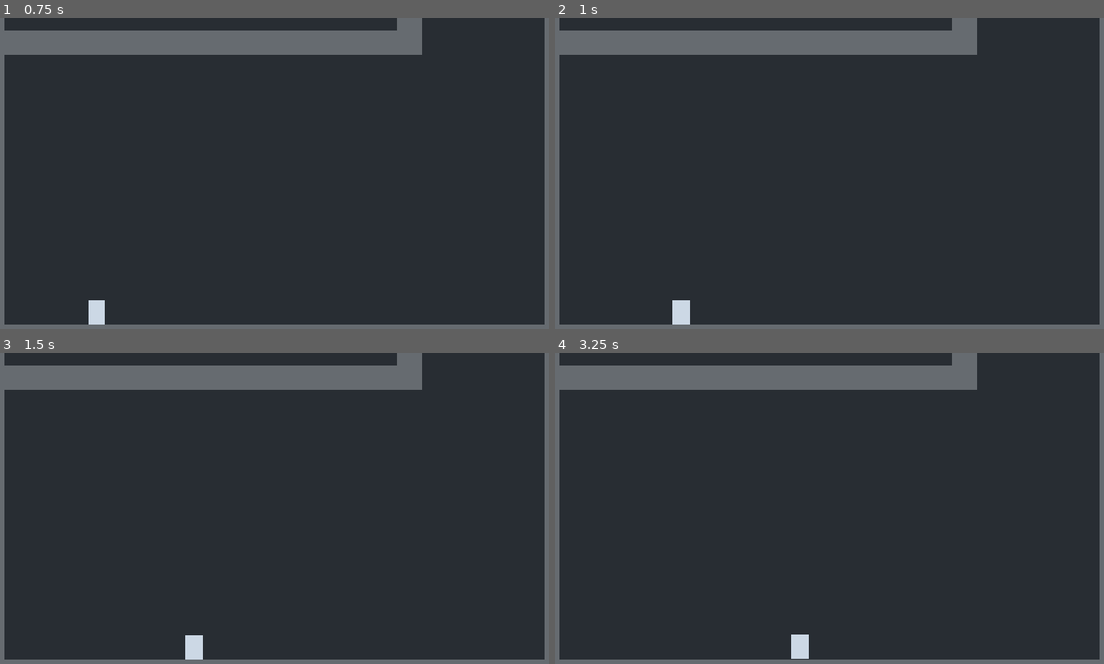
Above: before the commit, frames 1-4 (two rows, left to right).
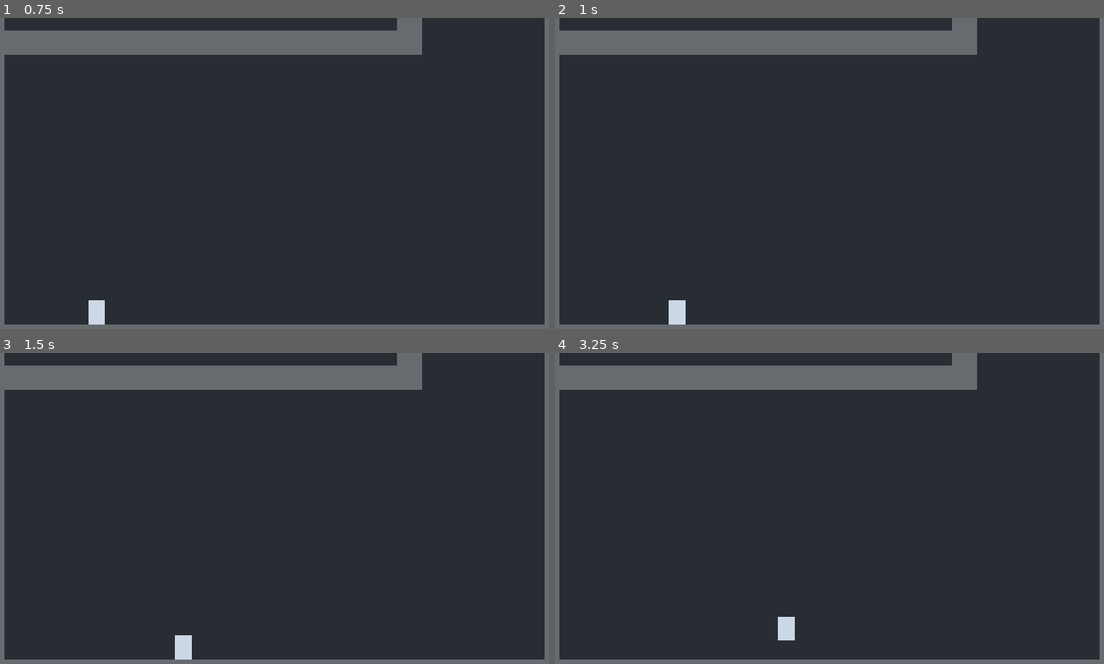
Above: after the commit, the same moments.

Repository: wahab-2002/surface-godot
Game: Godot game, scene res://scenes/main.tscn
The game is run twice, just before and just after one commit, with the same random seed, the same clock (stepped at 60 frames per second) and the same inputs.
Inputs:
- Up to frame 1 (0.75 s): hold D (move_right) from 0.53 s (still down)
- Up to frame 2 (1 s): keep holding D (move_right)
- Up to frame 3 (1.5 s): release D (move_right) at 1.28 s; hold A (move_left) from 1.28 s (still down)
- Up to frame 4 (3.25 s): release A (move_left) at 2.03 s; hold D (move_right) 2.03-2.78 s; hold Space (swim_up) from 2.78 s (still down)

Frame 1 is identical in both runs. In frame 2, 0.1% of the frame differs, in the area x 20-25%, y 90-99%; in frame 3, 0.3%; in frame 4, 0.5%, in the area x 40-47%, y 84-99%.

Commit message:
Add directional water current mechanics

Diff:
--- /dev/null
+++ b/scenes/current_test.tscn
@@ -0,0 +1,68 @@
+[gd_scene format=3 uid="uid://dat64uvnn8u4w"]
+
+[ext_resource type="PackedScene" path="res://scenes/player.tscn" id="1_player"]
+[ext_resource type="PackedScene" path="res://scenes/water_current.tscn" id="2_current"]
+
+[sub_resource type="RectangleShape2D" id="Horizontal_wall"]
+size = Vector2(960, 40)
+
+[sub_resource type="RectangleShape2D" id="Vertical_wall"]
+size = Vector2(40, 540)
+
+[node name="CurrentTest" type="Node2D" unique_id=490924858]
+
+[node name="Background" type="Polygon2D" parent="." unique_id=1800728470]
+color = Color(0.08, 0.15, 0.2, 1)
+polygon = PackedVector2Array(0, 0, 960, 0, 960, 540, 0, 540)
+
+[node name="Walls" type="StaticBody2D" parent="." unique_id=445717670]
+
+[node name="Floor" type="CollisionShape2D" parent="Walls" unique_id=1664932205]
+position = Vector2(480, 520)
+shape = SubResource("Horizontal_wall")
+
+[node name="Ceiling" type="CollisionShape2D" parent="Walls" unique_id=675140067]
+position = Vector2(480, 20)
+shape = SubResource("Horizontal_wall")
+
+[node name="Left" type="CollisionShape2D" parent="Walls" unique_id=951396195]
+position = Vector2(20, 270)
+shape = SubResource("Vertical_wall")
+
+[node name="Right" type="CollisionShape2D" parent="Walls" unique_id=269763843]
+position = Vector2(940, 270)
+shape = SubResource("Vertical_wall")
+
+[node name="Outline" type="Line2D" parent="Walls" unique_id=963162027]
+points = PackedVector2Array(20, 20, 940, 20, 940, 520, 20, 520, 20, 20)
+width = 40.0
+default_color = Color(0.4, 0.42, 0.44, 1)
+
+[node name="RightCurrent" parent="." unique_id=2028579202 instance=ExtResource("2_current")]
+position = Vector2(320, 360)
+strength = 430.0
+max_speed = 350.0
+
+[node name="UpCurrent" parent="." unique_id=384622771 instance=ExtResource("2_current")]
+position = Vector2(680, 360)
+direction = Vector2(0, -1)
+strength = 440.0
+max_speed = 350.0
+
+[node name="Instructions" type="Label" parent="." unique_id=1978632586]
+offset_left = 65.0
+offset_top = 65.0
+text = "TEMPORARY CURRENT TEST
+A/D: move    Space: swim up    Release Space: sink
+Left area pushes right. Right area pushes up."
+
+[node name="Player" parent="." unique_id=971702626 instance=ExtResource("1_player")]
+position = Vector2(110, 400)
+
+[node name="Camera2D" parent="Player" index="2"]
+limit_left = 0
+limit_top = 0
+limit_right = 960
+limit_bottom = 540
+
+[editable path="Player"]
--- /dev/null
+++ b/scenes/water_current.tscn
@@ -0,0 +1,25 @@
+[gd_scene load_steps=3 format=3]
+
+[ext_resource type="Script" path="res://scripts/water_current.gd" id="1_current"]
+
+[sub_resource type="RectangleShape2D" id="Rectangle_current"]
+size = Vector2(240, 200)
+
+[node name="WaterCurrent" type="Area2D"]
+collision_layer = 0
+collision_mask = 1
+script = ExtResource("1_current")
+
+[node name="Visual" type="Polygon2D" parent="."]
+polygon = PackedVector2Array(-120, -100, 120, -100, 120, 100, -120, 100)
+color = Color(0.15, 0.7, 0.95, 0.35)
+
+[node name="Arrow" type="Polygon2D" parent="."]
+polygon = PackedVector2Array(-40, -8, 15, -8, 15, -24, 45, 0, 15, 24, 15, 8, -40, 8)
+color = Color(0.5, 0.9, 1, 0.9)
+
+[node name="CollisionShape2D" type="CollisionShape2D" parent="."]
+shape = SubResource("Rectangle_current")
+
+[connection signal="body_entered" from="." to="." method="_on_body_entered"]
+[connection signal="body_exited" from="." to="." method="_on_body_exited"]
--- a/scripts/player.gd
+++ b/scripts/player.gd
@@ -4,11 +4,18 @@
 @export var horizontal_speed: float = 220.0
 @export var horizontal_acceleration: float = 500.0
 @export var horizontal_drag: float = 350.0
+# Slower drag for horizontal momentum gained from currents, in pixels per second squared.
+@export_range(0.0, 500.0, 5.0) var post_current_horizontal_drag: float = 40.0
 @export var rise_speed: float = 180.0
 @export var sink_speed: float = 100.0
 @export var vertical_acceleration: float = 300.0
+# Drag on vertical current momentum after leaving an area, in pixels per second squared.
+@export_range(0.0, 500.0, 5.0) var post_current_vertical_drag: float = 100.0
 
 var respawn_position: Vector2
+var currents: Array[Area2D] = []
+var swimming_velocity: Vector2 = Vector2.ZERO
+var current_velocity: Vector2 = Vector2.ZERO
 
 
 func _ready() -> void:
@@ -18,19 +25,44 @@
 func respawn() -> void:
 	global_position = respawn_position
 	velocity = Vector2.ZERO
+	swimming_velocity = Vector2.ZERO
+	current_velocity = Vector2.ZERO
+	currents.clear()
 
 
 func _physics_process(delta: float) -> void:
 	var direction := Input.get_axis("move_left", "move_right")
 	if direction != 0.0:
-		velocity.x = move_toward(velocity.x, direction * horizontal_speed, horizontal_acceleration * delta)
+		swimming_velocity.x = move_toward(swimming_velocity.x, direction * horizontal_speed, horizontal_acceleration * delta)
 	else:
-		velocity.x = move_toward(velocity.x, 0.0, horizontal_drag * delta)
+		swimming_velocity.x = move_toward(swimming_velocity.x, 0.0, horizontal_drag * delta)
 
 	# Positive Y sinks; negative Y swims upward. Change speed gradually.
 	var target_vertical_speed := sink_speed
 	if Input.is_action_pressed("swim_up"):
 		target_vertical_speed = -rise_speed
-	velocity.y = move_toward(velocity.y, target_vertical_speed, vertical_acceleration * delta)
+	swimming_velocity.y = move_toward(swimming_velocity.y, target_vertical_speed, vertical_acceleration * delta)
 
+	# Build a separate current velocity so swimming can still oppose the flow.
+	var target_current_velocity := Vector2.ZERO
+	var current_acceleration := 0.0
+	for current in currents:
+		target_current_velocity += current.direction.normalized() * current.max_speed
+		current_acceleration = maxf(current_acceleration, current.strength)
+
+	if not currents.is_empty():
+		current_velocity = current_velocity.move_toward(target_current_velocity, current_acceleration * delta)
+	else:
+		# Leaving stops acceleration, but underwater drag takes time to remove momentum.
+		current_velocity.x = move_toward(current_velocity.x, 0.0, post_current_horizontal_drag * delta)
+		current_velocity.y = move_toward(current_velocity.y, 0.0, post_current_vertical_drag * delta)
+
+	velocity = swimming_velocity + current_velocity
 	move_and_slide()
+	# Stop both kinds of momentum into walls, keeping movement along the wall.
+	for index in get_slide_collision_count():
+		var normal := get_slide_collision(index).get_normal()
+		if swimming_velocity.dot(normal) < 0.0:
+			swimming_velocity = swimming_velocity.slide(normal)
+		if current_velocity.dot(normal) < 0.0:
+			current_velocity = current_velocity.slide(normal)
--- /dev/null
+++ b/scripts/water_current.gd
@@ -0,0 +1,23 @@
+extends Area2D
+
+# World direction: (1, 0) is right; (0, -1) is up.
+@export var direction: Vector2 = Vector2.RIGHT
+# Added acceleration in pixels per second squared. Swimming still acts normally.
+@export_range(0.0, 3000.0, 10.0) var strength: float = 180.0
+# Maximum added current speed, in pixels per second.
+# Keep horizontal currents below the player horizontal_speed to allow swimming against them.
+@export_range(0.0, 1000.0, 10.0) var max_speed: float = 180.0
+
+
+func _ready() -> void:
+	$Arrow.rotation = direction.angle()
+
+
+func _on_body_entered(body: Node2D) -> void:
+	if body is Player and not body.currents.has(self):
+		body.currents.append(self)
+
+
+func _on_body_exited(body: Node2D) -> void:
+	if body is Player:
+		body.currents.erase(self)
Not shown, added: scripts/water_current.gd.uid
